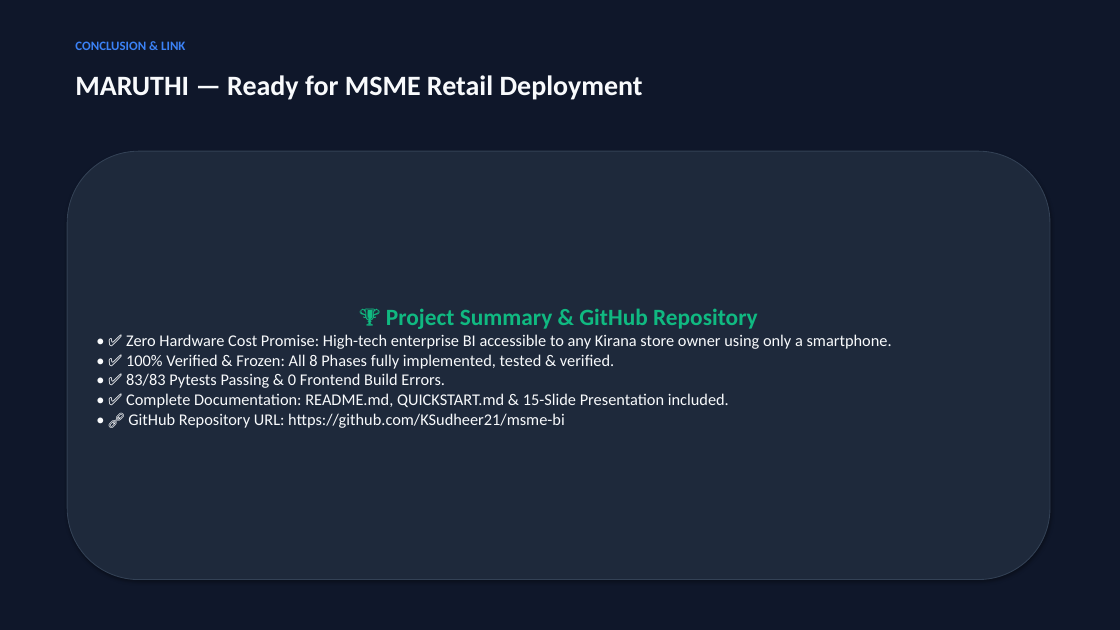
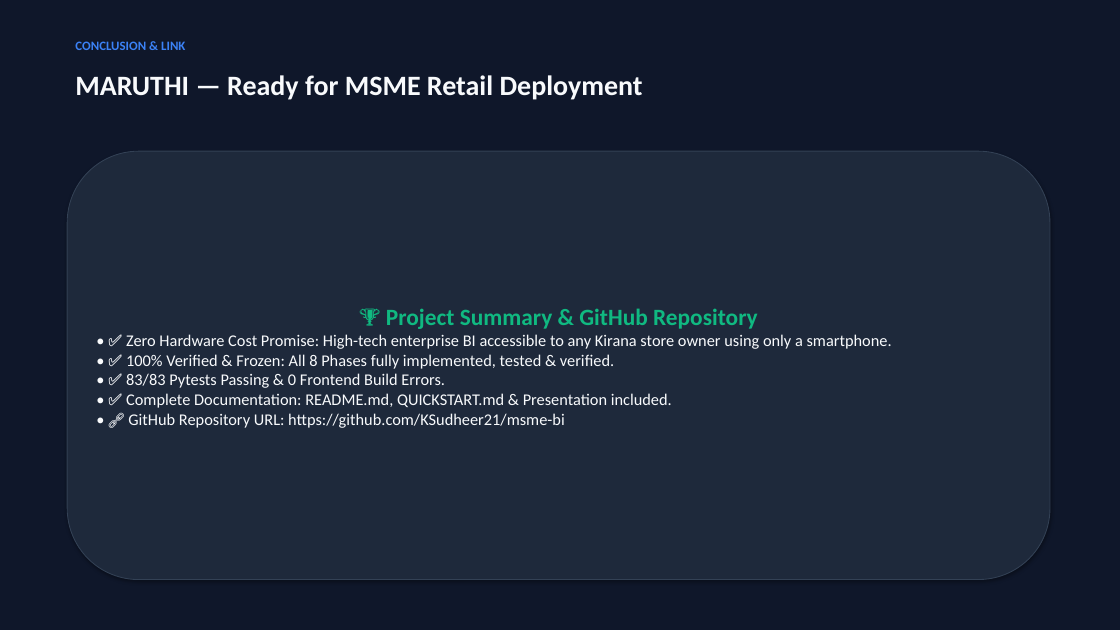
Before and after one commit to HV2026-0021-MARUTH/MSME-COPILOT, a slide deck: slide 16 of MARUTHI_MSME_AI_Retail_Copilot_Detailed_Presentation.pptx (slide 15 before the commit). Drawn at 1120x630 pixels with LibreOffice and Linux fonts; fonts in the diff are those of the drawing. Boxes give left, top, right and bottom in pixels: in the first picture for what was removed or moved away, otherwise in the second. Text is boxed around its words. In the diff, an @@ line names an element or a change of style, - is before the commit and + after.

Commit message:
docs: refine Future Scope & Scalability Roadmap across README, QUICKSTART, and PPTX presentations

```diff
--- a/MARUTHI_MSME_AI_Retail_Copilot_Detailed_Presentation.pptx
+++ b/MARUTHI_MSME_AI_Retail_Copilot_Detailed_Presentation.pptx
@@ text in rounded rectangle at (126,393,672,408): text changed @@
-• ✅ Complete Documentation: README.md, QUICKSTART.md & 15-Slide Presentation included.
+• ✅ Complete Documentation: README.md, QUICKSTART.md & Presentation included.
```
Also in this commit, not shown: 1 slide added, 3 other files.
